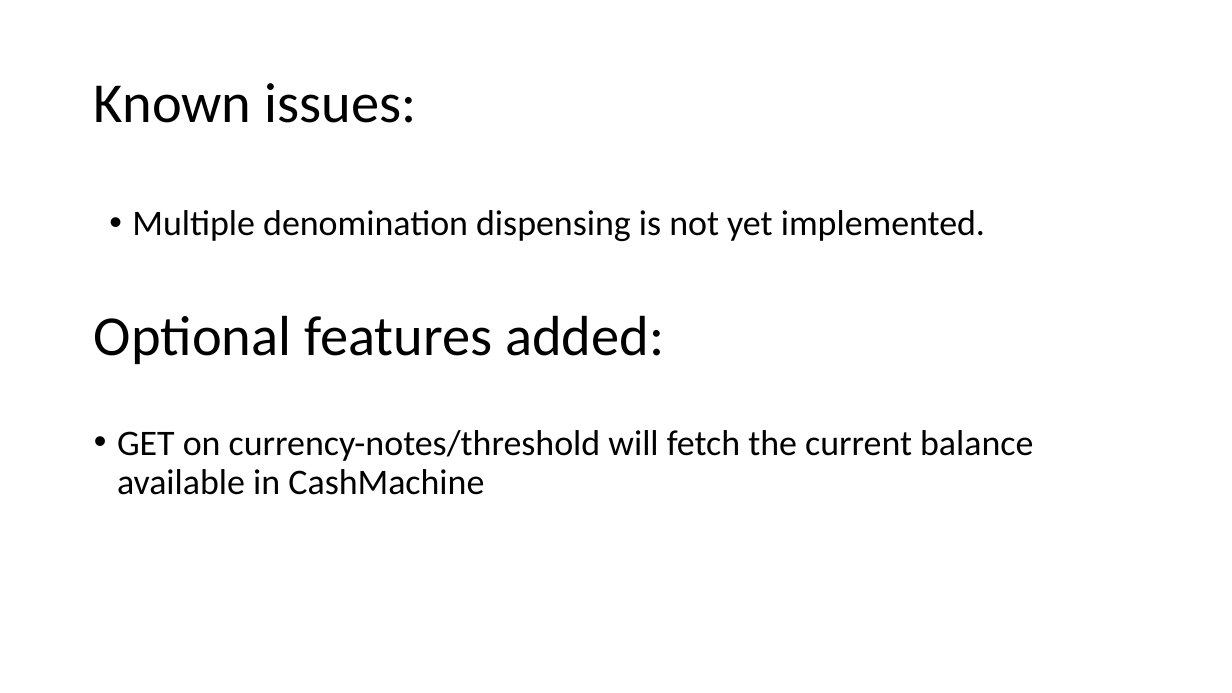
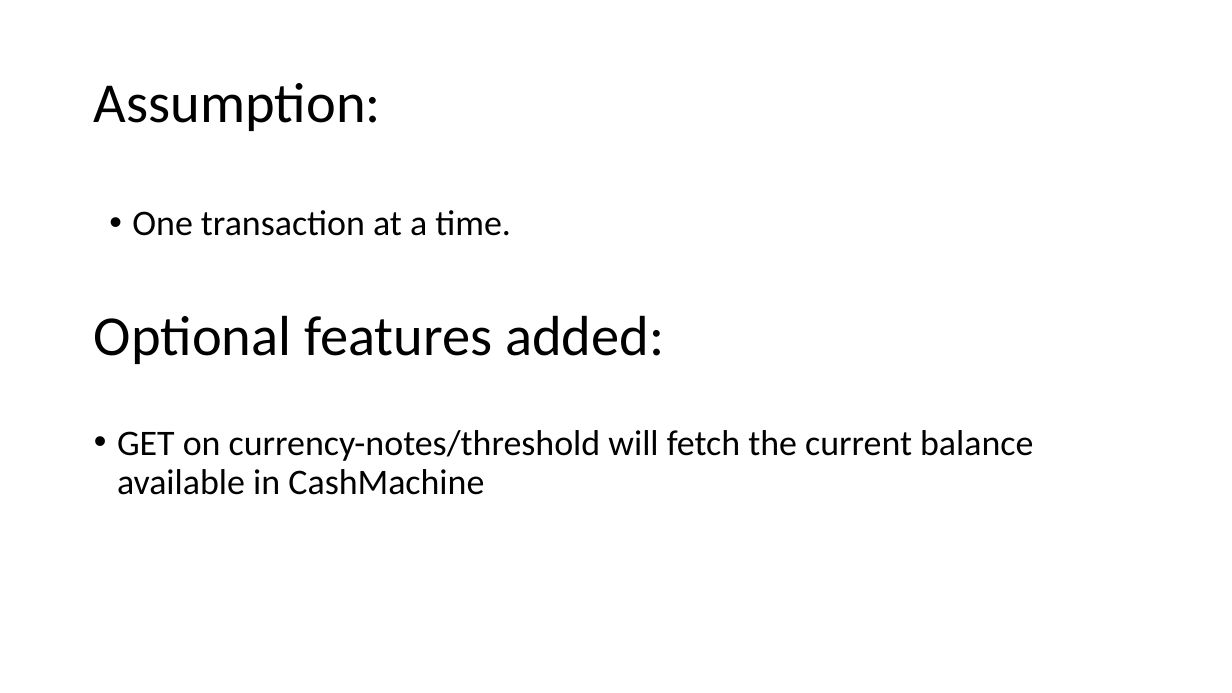
Before and after one commit to haneesa/cashman, a slide deck: slide 4 of CashMan.pptx. Drawn at 1232x693 pixels with LibreOffice and Linux fonts; fonts in the diff are those of the drawing. Boxes give left, top, right and bottom in pixels: in the first picture for what was removed or moved away, otherwise in the second. Text is boxed around its words. In the diff, an @@ line names an element or a change of style, - is before the commit and + after.

Commit message:
Assumption added

```diff
--- a/CashMan.pptx
+++ b/CashMan.pptx
@@ title at (94, 83, 381, 131): text changed @@
-Known issues:
+Assumption:
@@ text at (132, 210, 511, 236): text changed @@
-• Multiple denomination dispensing is not yet implemented.
+• One transaction at a time.
```
